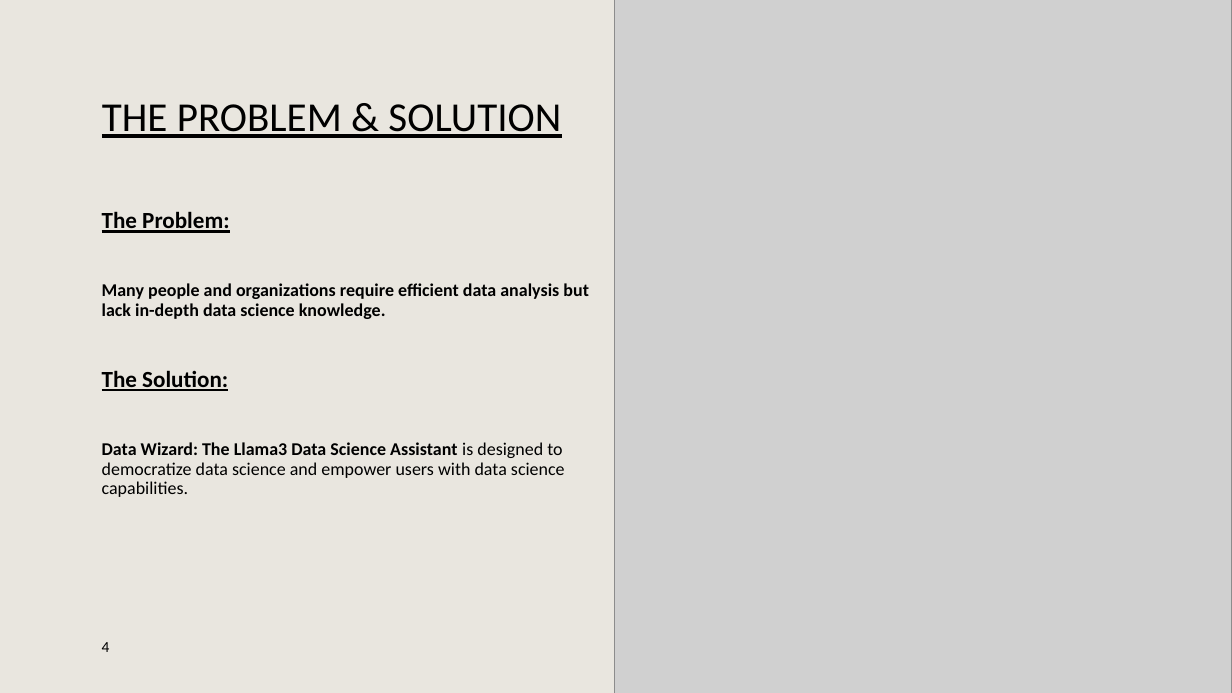
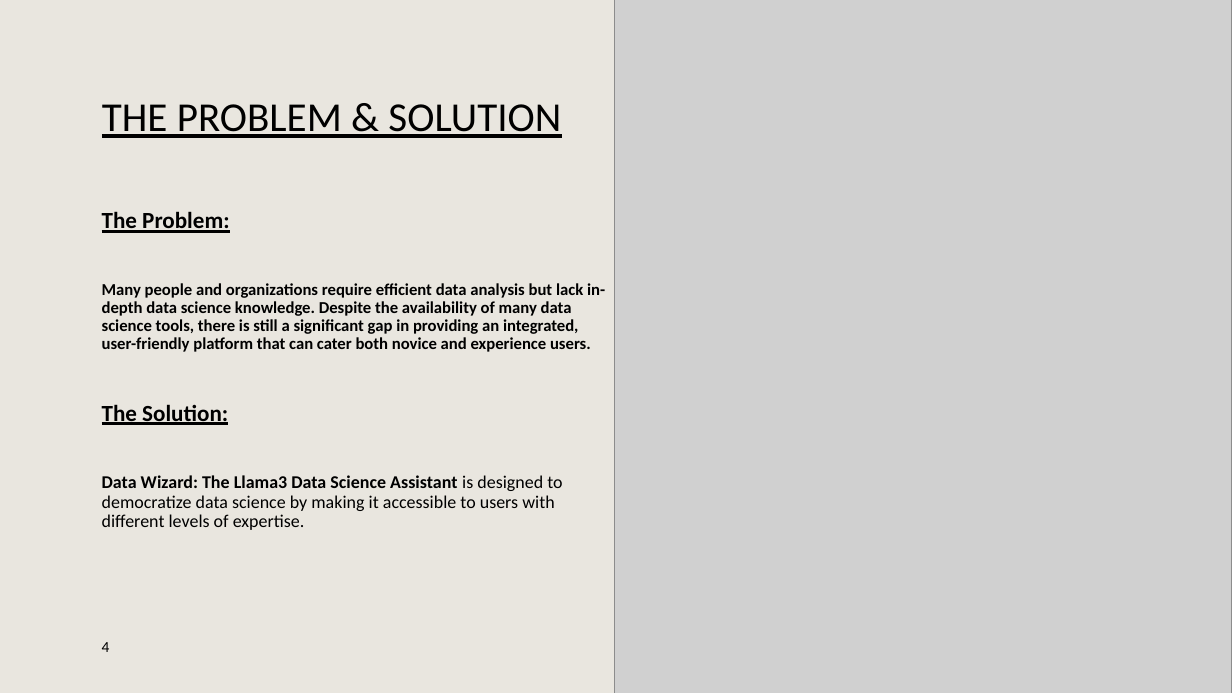
Before and after one commit to AdvancedHueristics/Llama3hackathon, a slide deck: slide 4 of Llama3 Hackathon 19-21JUL24 - DataWizard Presentation.pptx. Drawn at 1232x693 pixels with LibreOffice and Linux fonts; fonts in the diff are those of the drawing; grey boxes stand for pictures; background and template pictures are left out. Boxes give left, top, right and bottom in pixels: in the first picture for what was removed or moved away, otherwise in the second. Text is boxed around its words. In the diff, an @@ line names an element or a change of style, - is before the commit and + after.

```diff
--- a/Llama3 Hackathon 19-21JUL24 - DataWizard Presentation.pptx
+++ b/Llama3 Hackathon 19-21JUL24 - DataWizard Presentation.pptx
@@ text at [102, 283, 605, 352]: text changed; size 14 to 13 pt @@
-Many people and organizations require efficient data analysis but lack in-depth data science knowledge.
+Many people and organizations require efficient data analysis but lack in-depth data science knowledge. Despite the availability of many data science tools, there is still a significant gap in providing an integrated, user-friendly platform that can cater both novice and experience users.
@@ text at [102, 475, 562, 530]: text changed @@
-Data Wizard: The Llama3 Data Science Assistant is designed to democratize data science and empower users with data science capabilities.
+Data Wizard: The Llama3 Data Science Assistant is designed to democratize data science by making it accessible to users with different levels of expertise.
```
Also in this commit, not shown: 5 other slides changed.
